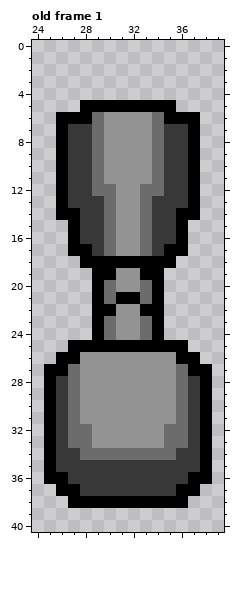
Two states of a pixel-art file, asset/Turret_lv1.aseprite. This is how it looked before the edit.
64x64 pixels, 1 frame. Shown: old frame 1: x 24..39, y 0..40. The commit also changed other frames, which this record leaves out.
New version:
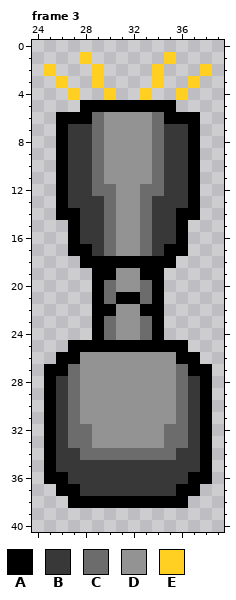
Palette (. is transparent): A #000000  B #383838  C #6c6c6c  D #939393  E #ffcf21
A new or re-ordered frame is compared with the old frame closest to it.
Difference:
frames 1 -> 8
layer "Layer 3" added
--- frame 3 is new; against old frame 1, layer "Layer 3"
@@ x 24..39 @@
  0 ................
- 1 ................
- 2 ................
- 3 ................
- 4 ................
+ 1 ....E......E....
+ 2 .E...E....E...E.
+ 3 ..E..E....E..E..
+ 4 ...E..E..E..E...
  5 ....AAAAAAAA....
